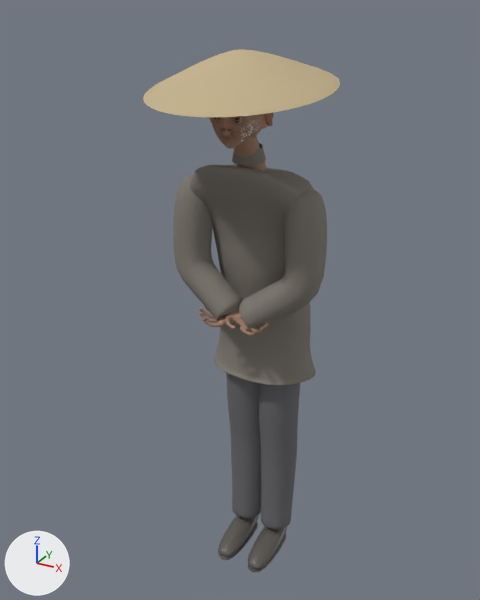
An edit to the Blender file blender/out/townsman.blend, drawn before and after from the same camera.
One viewpoint serves both versions: a 50 mm lens placed at (0.816, -1.637, 1.704), pointed at (-0.029, -0.101, 0.936). Lighting does not change. The marker at lower left points along +X, +Y and +Z. The older version comes first.

The first picture shows 'EarR', 'FootL', 'FootR', 'Hat', 'Head', 'LegL', 'LegR', 'SleeveL', 'SleeveR', 'Torso' and 4 more.
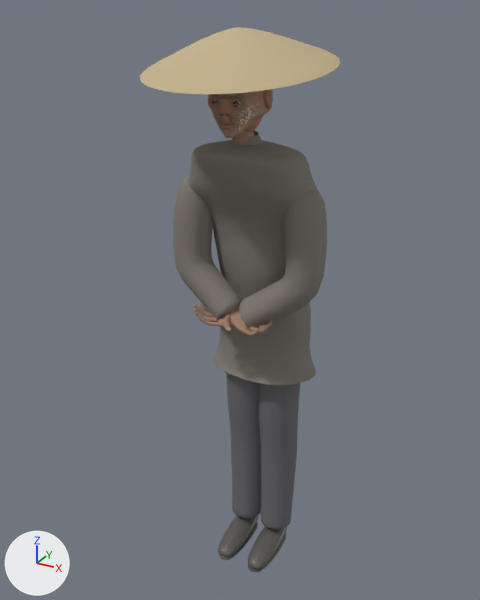
The change, as a list of edits to the scene's bpy script:
```text
Change me_torso:
    used by ob_torso; parent = ob_townsman_root; location = (0.0, 0.0, 0.0)
    remove me_torso.from_pydata(...)  # 936 vertices, 902 faces; spans x -0.202..0.202, y -0.216..0.12, z 0.685..1.353
    add me_torso.from_pydata(...)  # 1080 vertices, 1046 faces; spans x -0.203..0.203, y -0.219..0.121, z 0.685..1.391
    me_torso part 1: 497 vertices moved from x -0.202..0.202, y -0.207..0.12, z 0.685..1.325 to x -0.203..0.203, y -0.208..0.121, z 0.685..1.325; 36 vertices removed from x -0.168..0.167, y -0.216..0.003, z 1.272..1.353; 180 vertices added at x -0.168..0.166, y -0.219..0.003, z 1.288..1.391
Change ob_head:
    ob_head.location: (0.0, 0.0, 0.0418) -> (0.0, 0.0, 0.0796)
Change ob_earr:
    ob_earr.location: (0.0, 0.0, 0.0418) -> (0.0, 0.0, 0.0796)
Change ob_hat:
    ob_hat.location: (0.0, 0.008, 0.132) -> (0.0, 0.008, 0.181)
```

Location of each change, (x1, y1, x2, y2) in pixels of the pictures (480 x 600 px):
'Torso', reshaped (8% wider, 12% taller): before (190, 165, 316, 385); after (189, 140, 325, 386)
'Hat', moved: before (143, 49, 340, 117); after (140, 27, 340, 94)
'Head', moved: before (209, 112, 274, 149); after (208, 89, 273, 138)
'EarR', moved: before (264, 113, 273, 126); after (263, 90, 272, 109)
